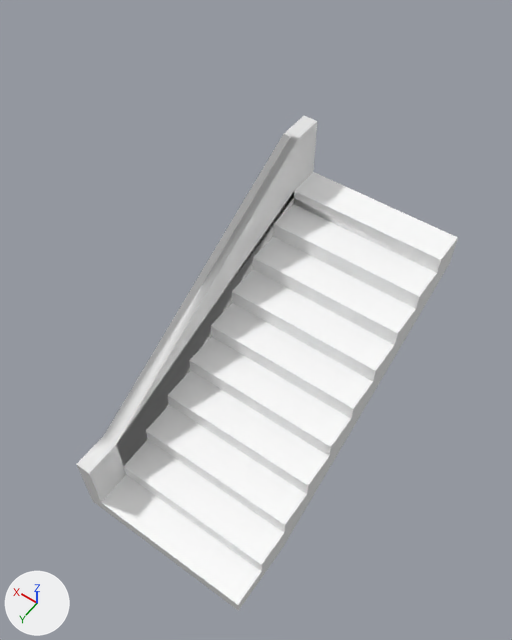
The FBX model Assets/Resources/building/stair/stair.fbx: old version first, new version second.
The view is the same before and after, from a camera (50 mm lens) standing at (-11.8, 18.0, 32.1) and looking at (0.8, 0.4, 4.4). Every picture has the same lights, and +X, +Y and +Z are marked at lower left. Where no turn or scale is listed for an object, it has been applied to the vertices.
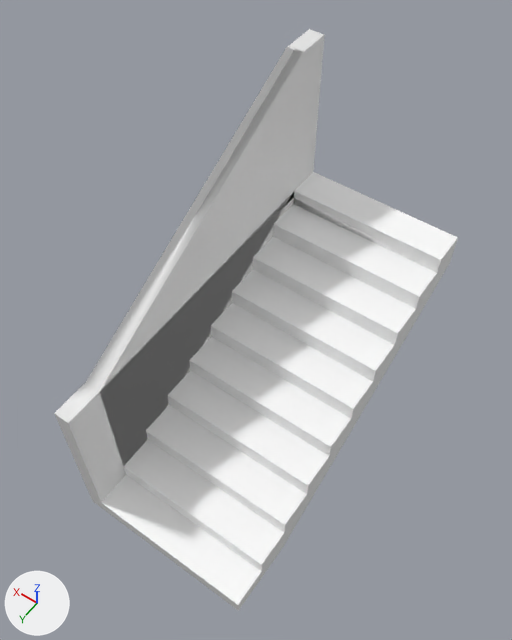
Boxes (x1, y1, x2, y2) around the edits, measured in the pictures (512 x 640 px; the box of a moved part takes in the faces that stretch with it):
'Cube.001', reshaped (18% taller): before (76, 116, 458, 611); after (54, 29, 458, 611)
part 1 of me_cube_001, moved or reshaped: before (284, 116, 317, 191); after (286, 29, 324, 191)
part 2 of me_cube_001, moved or reshaped: before (76, 134, 297, 502); after (54, 48, 302, 502)

Diff of the bpy script that builds the scene:
```diff
--- a/Assets/Resources/building/stair/stair.fbx.py
+++ b/Assets/Resources/building/stair/stair.fbx.py
@@ me_cube_001 @@
 me_cube_001.from_pydata(...)  # 137 vertices, 121 faces; spans x -5.0..5.0, y -10.0..10.0, z -5.0..8.5
 # used by ob_cube_001; location = (0.0, 0.0, 0.0)
+# me_cube_001 part 1: all 6 vertices in x 4.1..5.0, y -10.0..-8.0, z 8.5 are moved by (0.0, 0.0, 5.0)
+# me_cube_001 part 2: all 6 vertices in x 4.1..5.0, y 8.0..10.0, z -0.5 are moved by (0.0, 0.0, 5.0)
 me_cube_001.materials.append(mat_material_001)
```
